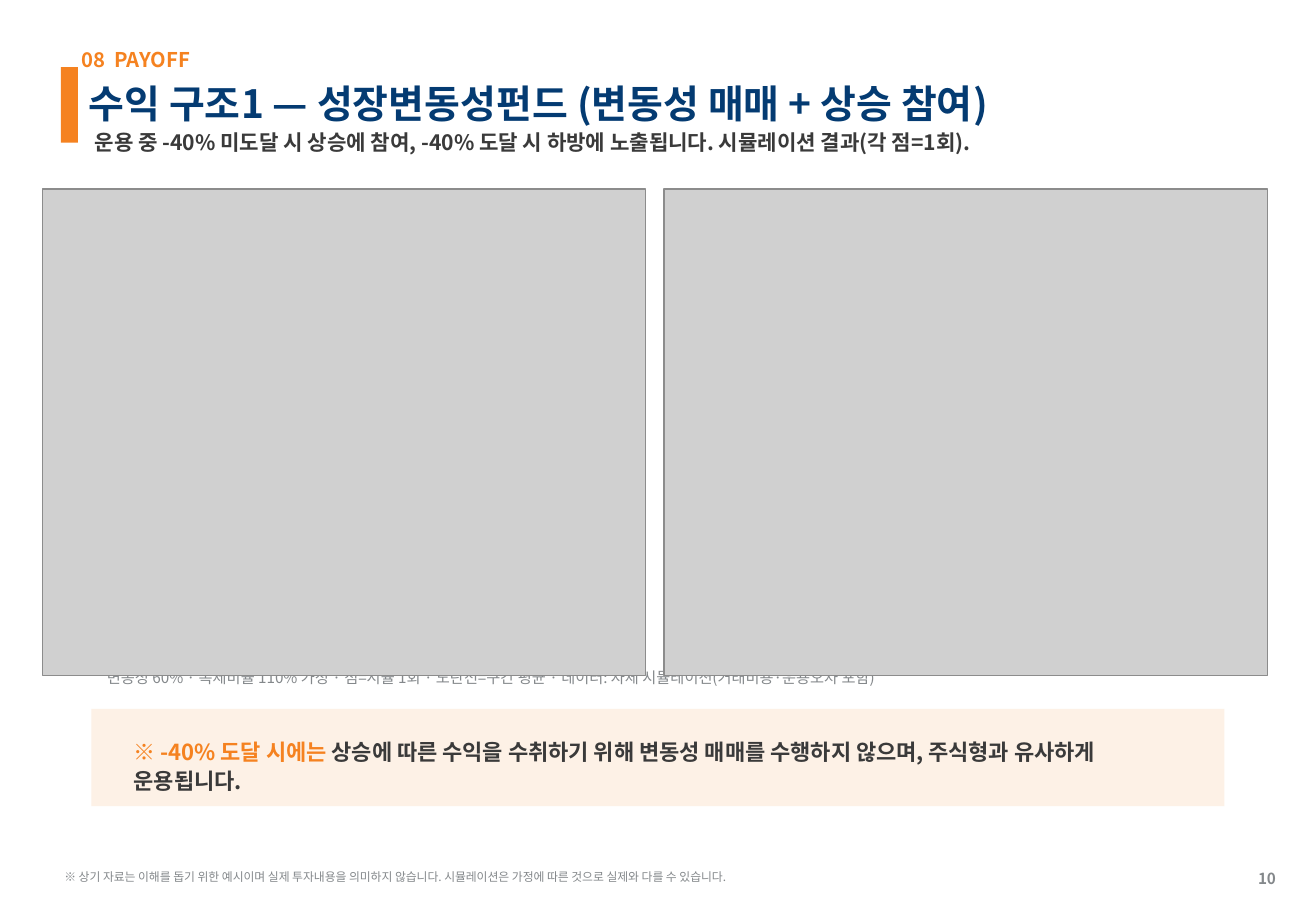
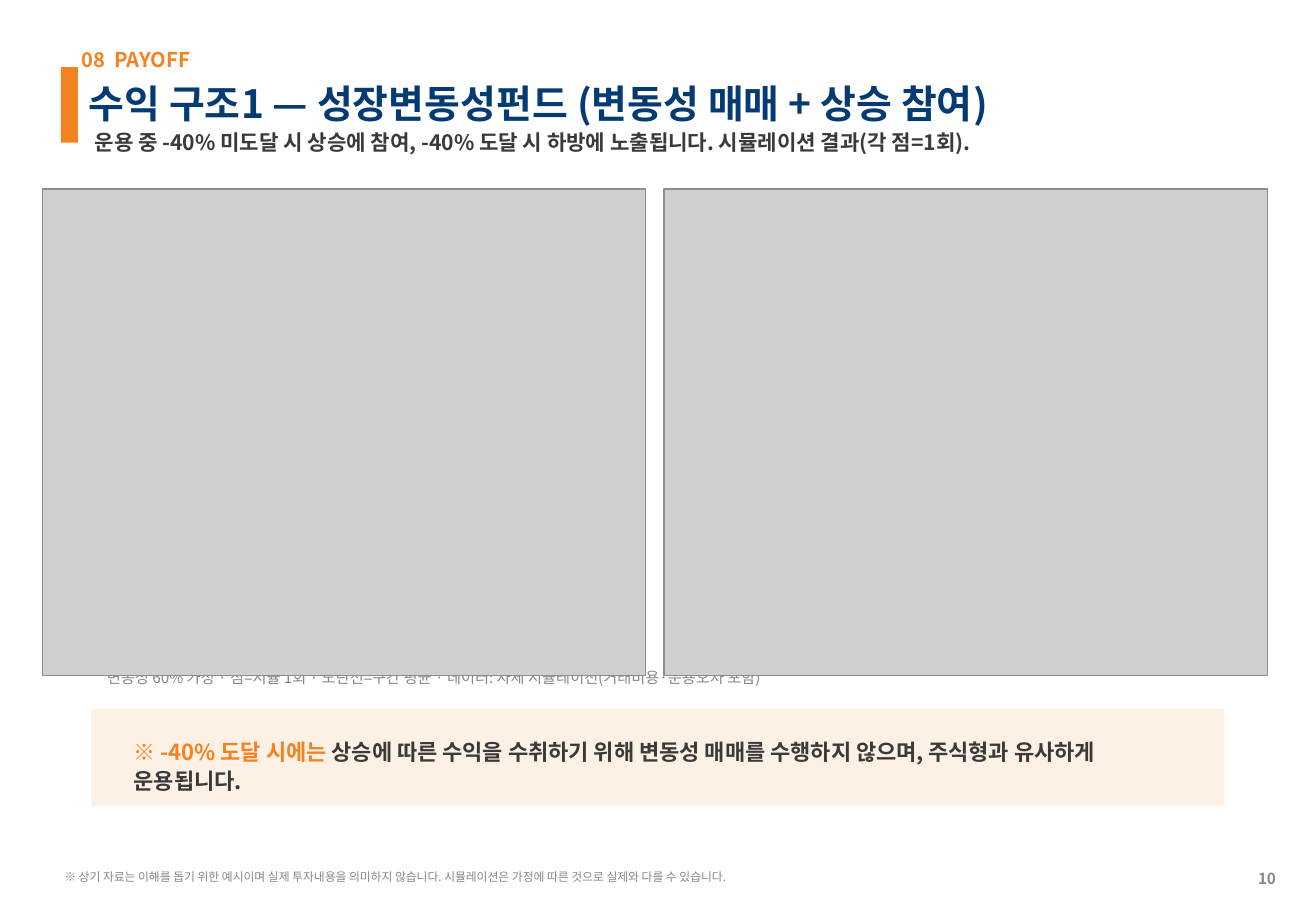
Before and after one commit to gamer383-bit/Volatility-Fund, a slide deck: slide 10 of 제안서/변동성하베스트펀드_AITop2_v1_20260715.pptx. Drawn at 1316x914 pixels with LibreOffice and Linux fonts; fonts in the diff are those of the drawing; grey boxes stand for pictures. Boxes give left, top, right and bottom in pixels: in the first picture for what was removed or moved away, otherwise in the second. Text is boxed around its words. In the diff, an @@ line names an element or a change of style, - is before the commit and + after.

```diff
--- a/제안서/변동성하베스트펀드_AITop2_v1_20260715.pptx
+++ b/제안서/변동성하베스트펀드_AITop2_v1_20260715.pptx
@@ text at bbox=[107, 668, 760, 688]: text changed @@
-변동성 60% · 복제비율 110% 가정 · 점=시뮬 1회 · 노란선=구간 평균 · 데이터: 자체 시뮬레이션(거래비용·운용오차 포함)
+변동성 60% 가정 · 점=시뮬 1회 · 노란선=구간 평균 · 데이터: 자체 시뮬레이션(거래비용·운용오차 포함)
```
Also in this commit, not shown: 1 other slide changed, 3 other files.
